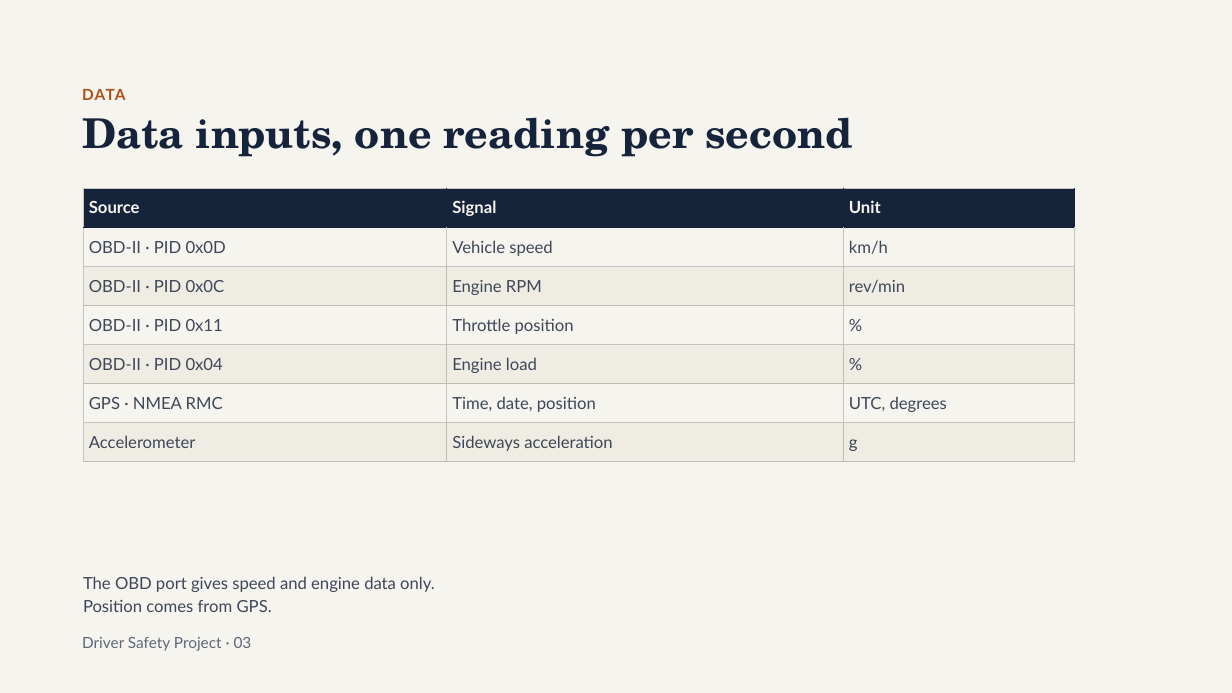
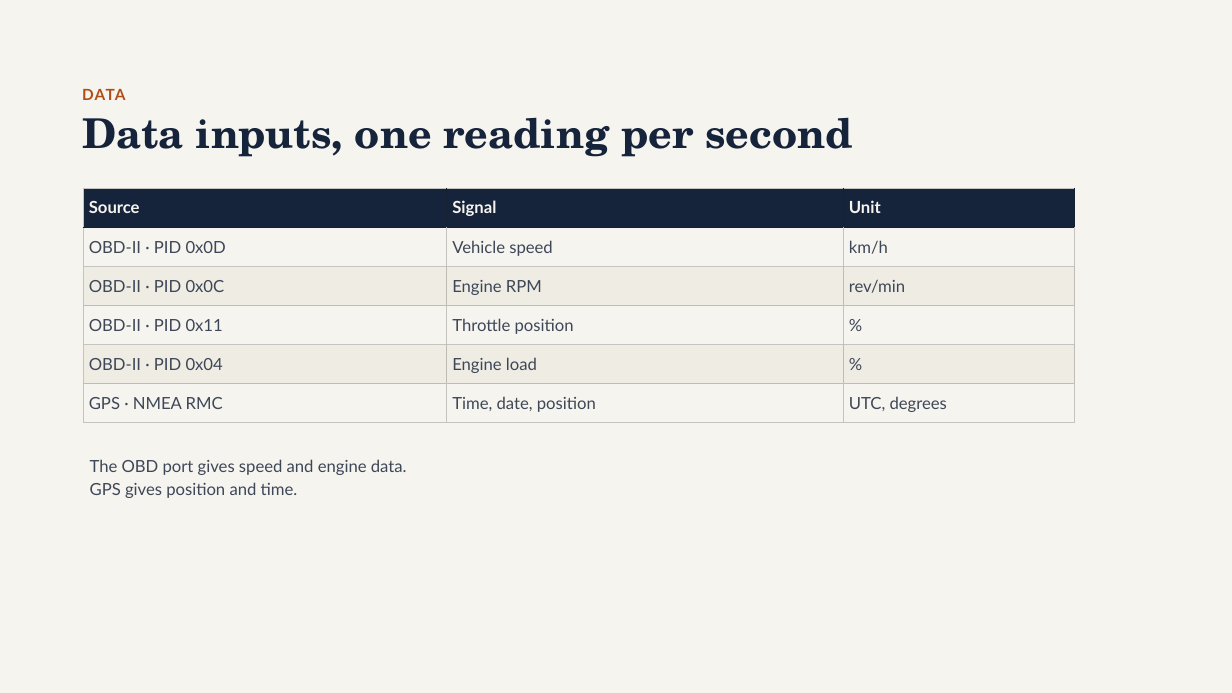
Before and after one commit to Osama-Gamil/Driver-Behaviour-PR, a slide deck: slide 8 of presentation/Driver_Safety_Project.pptx. Drawn at 1232x693 pixels with LibreOffice and Linux fonts; fonts in the diff are those of the drawing. Boxes give left, top, right and bottom in pixels: in the first picture for what was removed or moved away, otherwise in the second. Text is boxed around its words. In the diff, an @@ line names an element or a change of style, - is before the commit and + after.

```diff
--- a/presentation/Driver_Safety_Project.pptx
+++ b/presentation/Driver_Safety_Project.pptx
@@ table at [83, 189, 1074, 423] @@
-row 7: Accelerometer | Sideways acceleration | g
@@ text at [90, 459, 407, 498]: text changed @@
-The OBD port gives speed and engine data only.
-Position comes from GPS.
+The OBD port gives speed and engine data.
+GPS gives position and time.
@@ text removed at [82, 637, 252, 651] @@
-Driver Safety Project · 03
```
Also in this commit, not shown: 11 other slides changed, 1 slide added, 3 slides removed.
